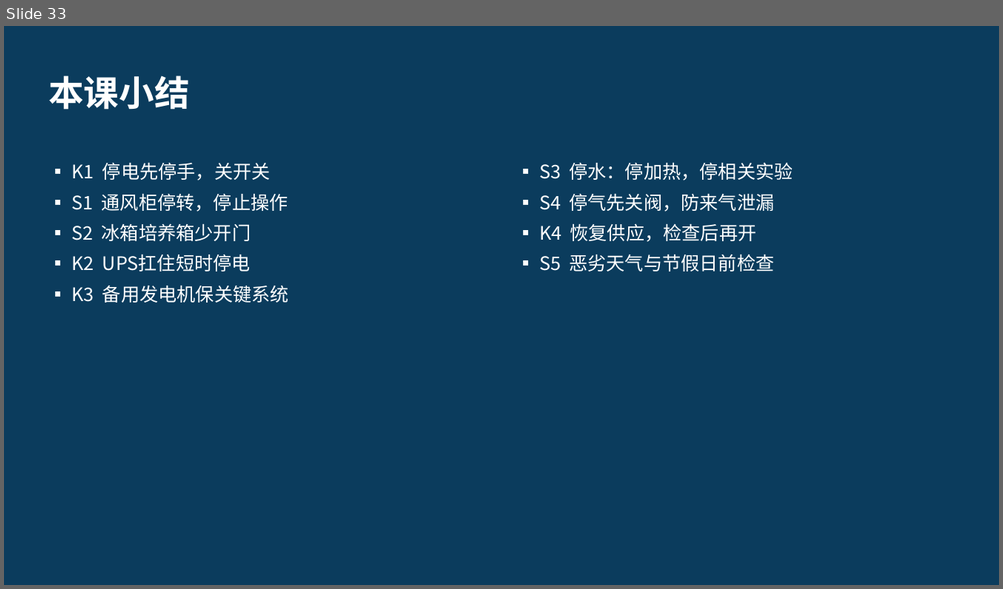
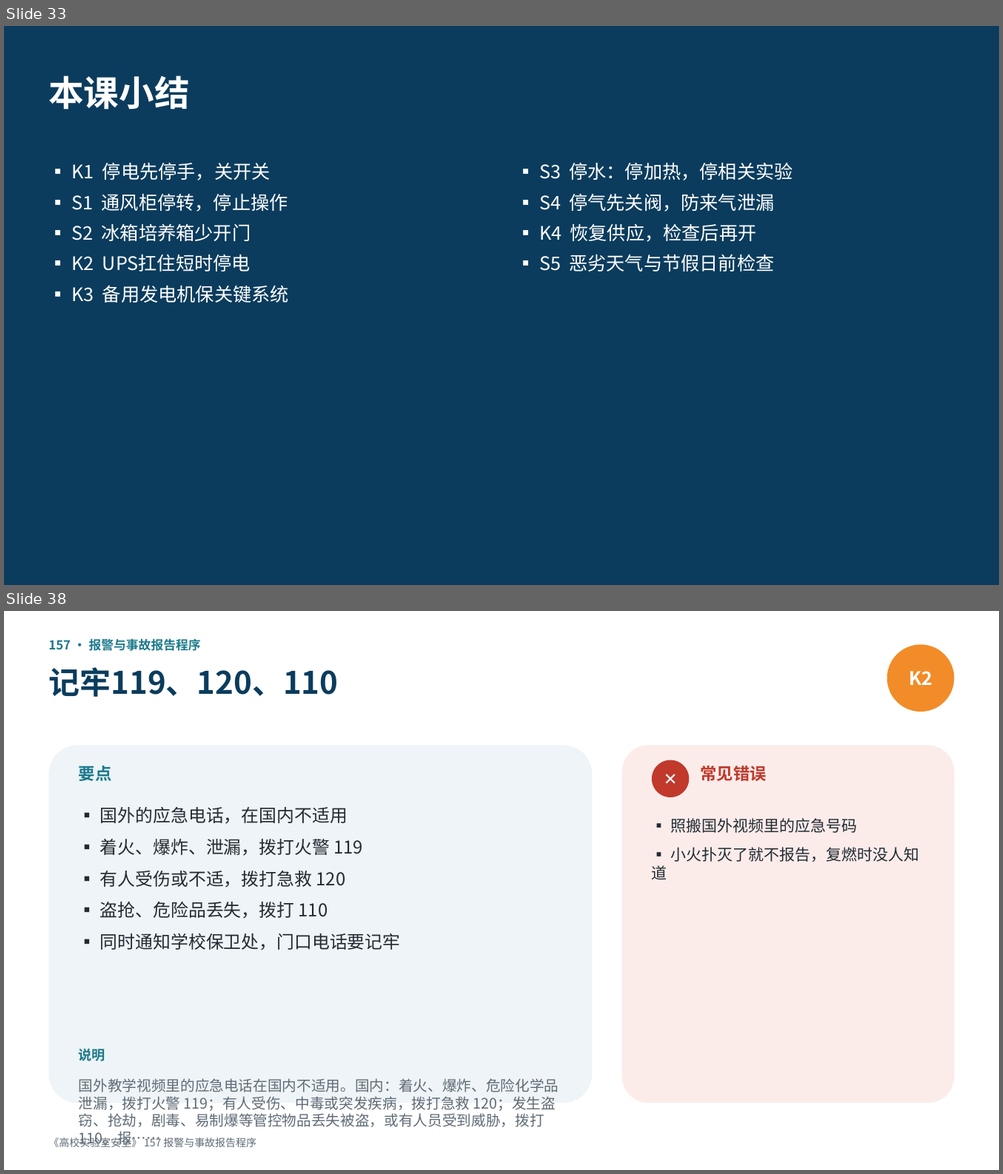
Before and after one commit to hanrongwx-max/videoyoutubo, a slide deck: course/高校实验室安全/课件/第14章_应急处置与事故调查.pptx. Shown one above the other, each under a label of ours: slide 33 before the commit, slides 33 and 38 after it; the slides between them are not shown. The pictures are 1003x589 and 1003x1174 pixels, drawn with LibreOffice and Linux fonts; fonts in the diff are those of the drawing. Boxes give left, top, right and bottom in pixels: in the first picture for what was removed or moved away, otherwise in the second. Text is boxed around its words. In the diff, an @@ line names an element or a change of style, - is before the commit and + after.

```diff
--- a/course/高校实验室安全/课件/第14章_应急处置与事故调查.pptx
+++ b/course/高校实验室安全/课件/第14章_应急处置与事故调查.pptx
@@ slide 38 added at box(4, 611, 999, 1170), background #FFFFFF @@
@@ text added at box(48, 639, 201, 651), 12 pt, text #1D7A8C, bold @@
+157 · 报警与事故报告程序
@@ ellipse added at box(887, 644, 954, 712), fill #F28C28, 18 pt, text #FFFFFF, bold @@
+K2
@@ text added at box(48, 667, 338, 697), 30 pt, text #0B3C5D, bold @@
+记牢119、120、110
@@ rounded rectangle added at box(48, 745, 592, 1103), fill #EEF4F7 @@
@@ text added at box(79, 766, 112, 781), 16 pt, text #1D7A8C, bold @@
+要点
@@ rounded rectangle added at box(622, 745, 954, 1103), fill #FBECEA @@
@@ ellipse added at box(652, 760, 689, 797), fill #C0392B, 16 pt, text #FFFFFF, bold @@
+✕
@@ text added at box(700, 766, 765, 781), 16 pt, text #C0392B, bold @@
+常见错误
@@ text added at box(100, 807, 401, 950), 17 pt, text #222B33 @@
+▪ 国外的应急电话，在国内不适用
+▪ 着火、爆炸、泄漏，拨打火警 119
+▪ 有人受伤或不适，拨打急救 120
+▪ 盗抢、危险品丢失，拨打 110
+▪ 同时通知学校保卫处，门口电话要记牢
@@ text added at box(652, 818, 919, 880), 15 pt, text #222B33 @@
+▪ 照搬国外视频里的应急号码
+▪ 小火扑灭了就不报告，复燃时没人知道
@@ text added at box(79, 1049, 105, 1062), 13 pt, text #1D7A8C, bold @@
+说明
@@ text added at box(79, 1079, 559, 1147), 14 pt, text #5F6B75 @@
+国外教学视频里的应急电话在国内不适用。国内：着火、爆炸、危险化学品泄漏，拨打火警 119；有人受伤、中毒或突发疾病，拨打急救 120；发生盗窃、抢劫，剧毒、易制爆等管控物品丢失被盗，或有人员受到威胁，拨打 110。报……
@@ text added at box(48, 1136, 256, 1147), 10 pt, text #5F6B75 @@
+《高校实验室安全》 157 报警与事故报告程序
```
Also in this commit, not shown: 14 other slides added, 2 other files.
